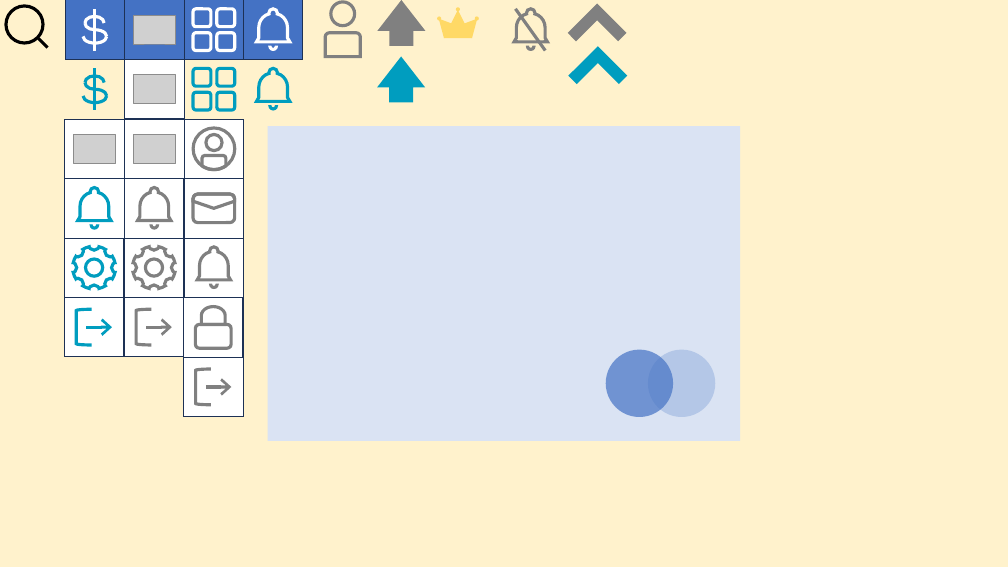
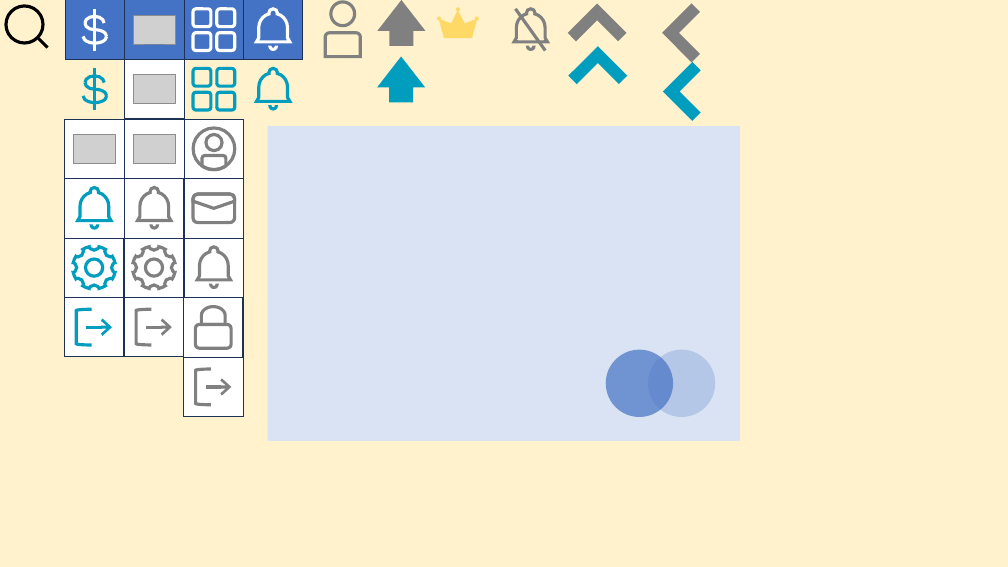
Before and after one commit to tkuProject/Project, a slide deck: slide 1 of src/assets/images/圖的原檔.pptx. Drawn at 1008x567 pixels with LibreOffice and Linux fonts; fonts in the diff are those of the drawing; grey boxes stand for pictures. Boxes give left, top, right and bottom in pixels: in the first picture for what was removed or moved away, otherwise in the second. Text is boxed around its words. In the diff, an @@ line names an element or a change of style, - is before the commit and + after.

```diff
--- a/src/assets/images/圖的原檔.pptx
+++ b/src/assets/images/圖的原檔.pptx
@@ freeform shape added at <box>662,3,721,62</box>, fill #808080 @@
@@ freeform shape added at <box>663,62,722,121</box>, fill #009DBF @@
```
Also in this commit, not shown: 3 other files.
